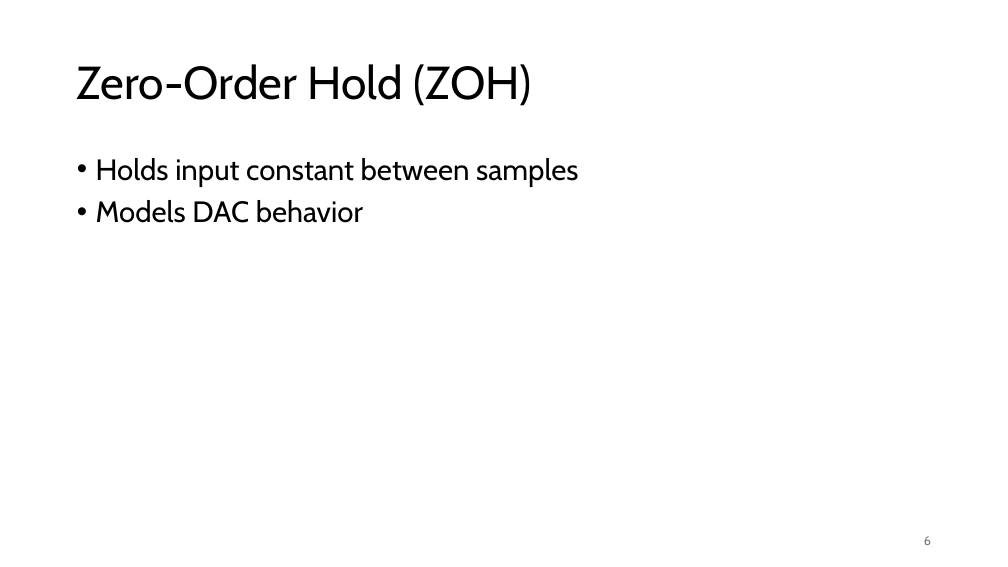
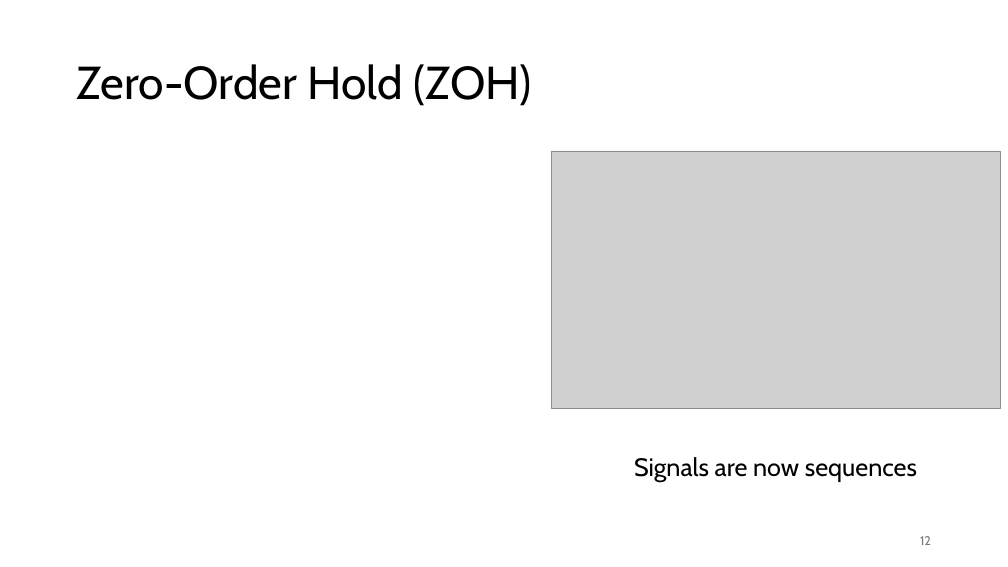
Before and after one commit to FelixWick/control_engineering, a slide deck: slide 12 of slides/6_discrete_controllers.pptx (slide 6 before the commit). Drawn at 1008x567 pixels with LibreOffice and Linux fonts; fonts in the diff are those of the drawing; grey boxes stand for pictures. Boxes give left, top, right and bottom in pixels: in the first picture for what was removed or moved away, otherwise in the second. Text is boxed around its words. In the diff, an @@ line names an element or a change of style, - is before the commit and + after.

```diff
--- a/slides/6_discrete_controllers.pptx
+++ b/slides/6_discrete_controllers.pptx
@@ text removed at <box>96,158,578,223</box> @@
-• Holds input constant between samples
-• Models DAC behavior
@@ picture added at <box>551,151,1000,408</box> @@
@@ text added at <box>634,457,917,482</box>, 24 pt, text #000000 @@
+Signals are now sequences
@@ page number at <box>920,536,931,545</box>: text changed @@
-6
+12
```
Also in this commit, not shown: 4 other slides changed, 16 slides added, 1 slide removed.
